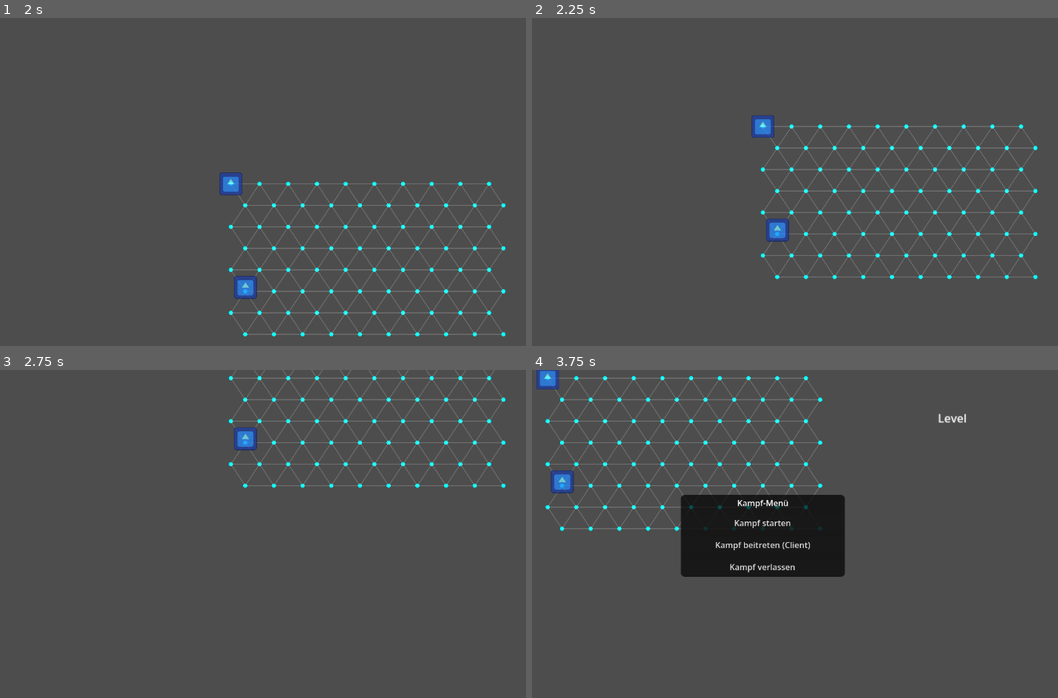
Above: before the commit, frames 1-4 (two rows, left to right).
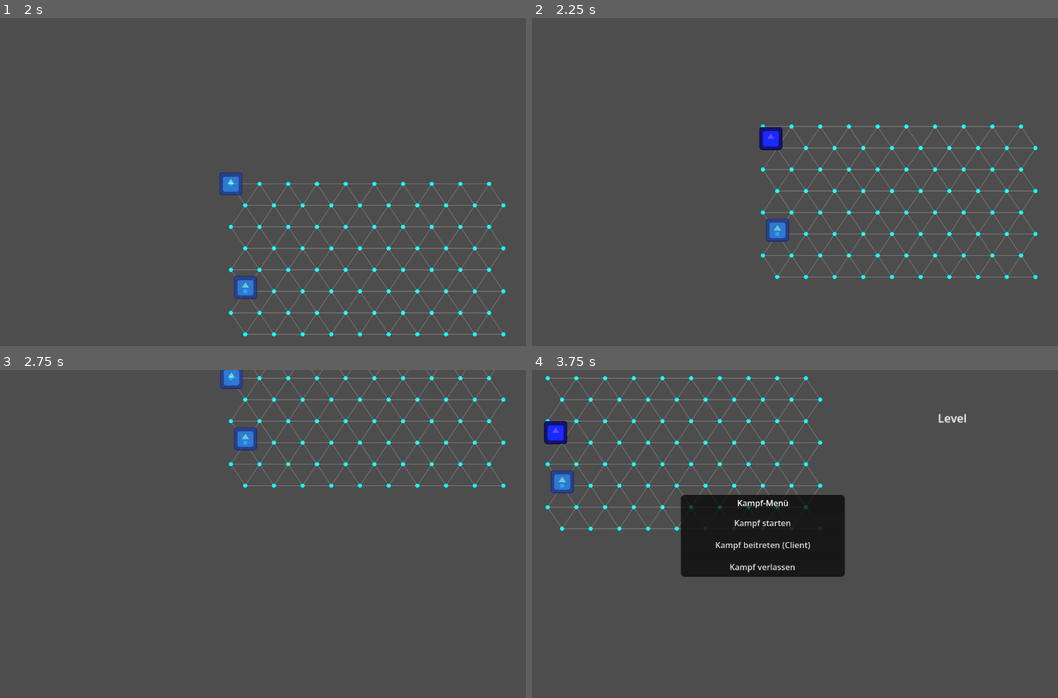
Above: after the commit, the same moments.

Repository: pieeks/NewGameRepo
Game: Godot game, scene res://scene/world.tscn
Same seed, same stepped clock (60 frames per second), same inputs: the game is played once before the commit and once after it. This scene is started directly instead of the project's main scene. The engine's default icon, where the game draws it, is replaced by a stand-in: a white triangle on a blue panel in a dark square.
Inputs (mouse positions are in pixels of both pictures, inside the frame that each line leads up to):
- Up to frame 1 (2 s): tap Enter at 0.5 s; move the mouse to (362, 168) at 0.52 s; hold D (move_right) 0.53-1.25 s; hold F (action_button) 0.53-1.25 s; click "Kampf starten" at 1.25 s
- Up to frame 2 (2.25 s): tap Space at 2 s; move the mouse to (642, 201) at 2.02 s; hold S (move_down) from 2.03 s (still down); click (642, 201) at 2.1 s
- Up to frame 3 (2.75 s): keep holding S (move_down)
- Up to frame 4 (3.75 s): move the mouse to (821, 461) at 2.77 s; release S (move_down) at 2.78 s; hold D (move_right) 2.78-3.53 s; hold F (action_button) 2.78-3.53 s; move the mouse to (731, 602) at 3.52 s; hold W (move_up) from 3.53 s (still down); click (731, 602) at 3.6 s

Frame 1 is identical in both runs. In frame 2, 0.5% of the frame differs, in the area x 41-48%, y 29-41%; in frame 3, 0.2%; in frame 4, 0.6%, in the area x 0-7%, y 0-23%.
Error before the commit: Parse Error: Cannot infer the type of "path" variable because the value doesn't have a set type. (res://scripts/movement/grid_movement.gd:30)

Commit message:
fixed bug by game start

Diff:
--- a/project.godot
+++ b/project.godot
@@ -12,7 +12,7 @@
 
 config/name="NewTestProject"
 run/main_scene="uid://dpv175xcbqgya"
-config/features=PackedStringArray("4.6", "Forward Plus")
+config/features=PackedStringArray("4.7", "Forward Plus")
 config/icon="res://icon.svg"
 
 [autoload]
--- /dev/null
+++ b/scene/testWorld.tscn
@@ -0,0 +1,37 @@
+[gd_scene format=3 uid="uid://ww3vdmjotjri"]
+
+[ext_resource type="Script" path="res://scripts/test_world.gd" id="1_wysc5"]
+[ext_resource type="PackedScene" uid="uid://dpv175xcbqgya" path="res://scene/lobby.tscn" id="2_muc3x"]
+[ext_resource type="PackedScene" path="res://scene/character.tscn" id="2_tj50u"]
+
+[node name="TestWorld" type="Node2D" unique_id=1911214217]
+script = ExtResource("1_wysc5")
+player_scene = ExtResource("2_tj50u")
+
+[node name="PlayerContainer" type="Node2D" parent="." unique_id=564631683]
+
+[node name="MultiplayerSpawner" type="MultiplayerSpawner" parent="." unique_id=1945847825]
+_spawnable_scenes = PackedStringArray("res://scene/character.tscn")
+spawn_path = NodePath("../PlayerContainer")
+spawn_limit = 2
+
+[node name="UILayer" type="CanvasLayer" parent="." unique_id=1323455720]
+
+[node name="CenterContainer" type="CenterContainer" parent="UILayer" unique_id=584341356]
+anchors_preset = 15
+anchor_right = 1.0
+anchor_bottom = 1.0
+grow_horizontal = 2
+grow_vertical = 2
+size_flags_horizontal = 4
+
+[node name="Lobby" parent="UILayer/CenterContainer" unique_id=1900723551 instance=ExtResource("2_muc3x")]
+visible = false
+layout_mode = 2
+
+[node name="Label" type="Label" parent="." unique_id=710816313]
+offset_left = 544.0
+offset_top = 44.0
+offset_right = 585.0
+offset_bottom = 67.0
+text = "Level"
--- a/scripts/fights/grid_manager.gd
+++ b/scripts/fights/grid_manager.gd
@@ -1,3 +1,4 @@
+class_name GridManager
 extends Node2D
 ## Hex-Grid (AStar2D), Punkte und Nachbarn; [method get_action_path] für Bewegung.
 
--- a/scripts/movement/grid_movement.gd
+++ b/scripts/movement/grid_movement.gd
@@ -8,12 +8,12 @@
 var current_path: PackedVector2Array = []
 var target_point: Vector2 = Vector2.ZERO
 var is_moving: bool = false
-var grid_manager: Node2D
+var grid_manager: GridManager
 
 
 func _ready() -> void:
 	if grid_manager_path != NodePath():
-		grid_manager = get_node(grid_manager_path) as Node2D
+		grid_manager = get_node(grid_manager_path) as GridManager
 	else:
 		grid_manager = null
 
